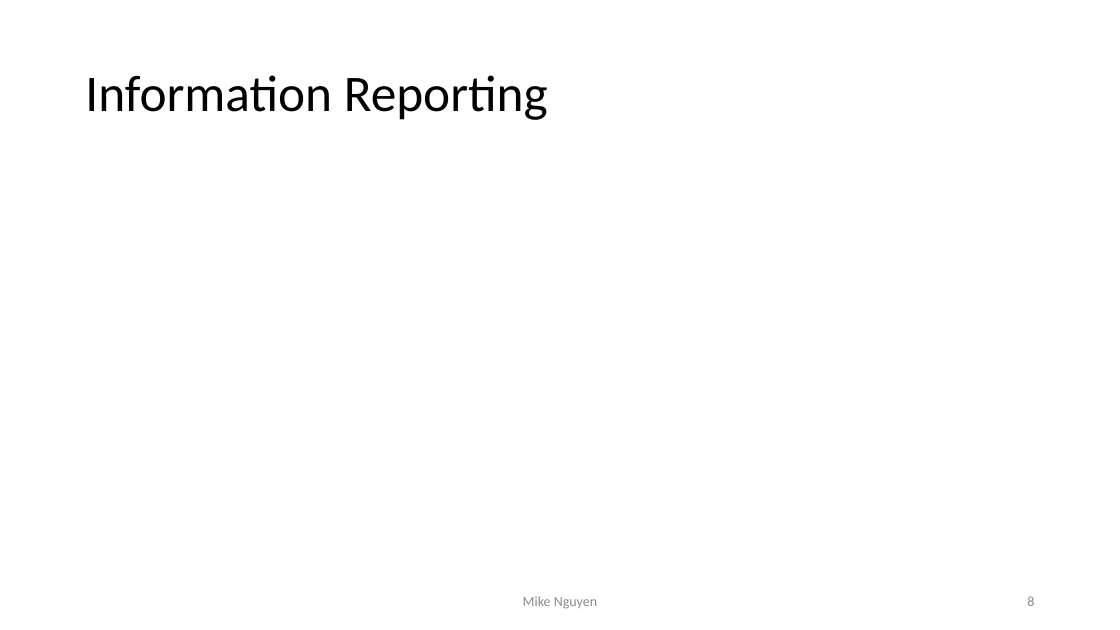
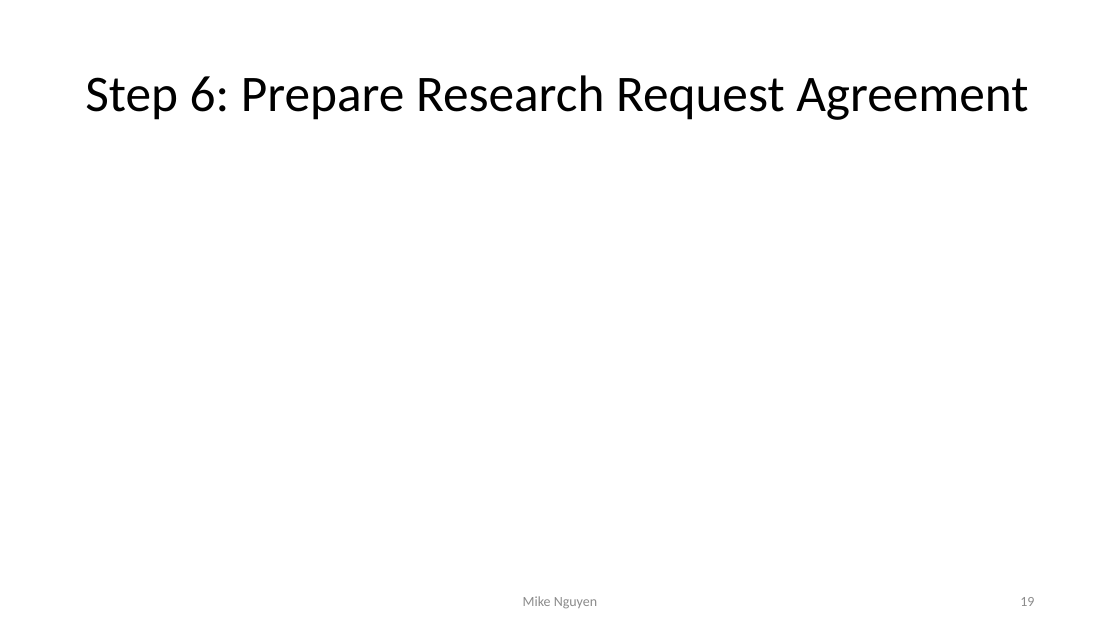
Before and after one commit to mikenguyen13/mar4050, a slide deck: slide 19 of lectures/2/Marketing Research Process.pptx (slide 8 before the commit). Drawn at 1120x630 pixels with LibreOffice and Linux fonts; fonts in the diff are those of the drawing. Boxes give left, top, right and bottom in pixels: in the first picture for what was removed or moved away, otherwise in the second. Text is boxed around its words. In the diff, an @@ line names an element or a change of style, - is before the commit and + after.

```diff
--- a/lectures/2/Marketing Research Process.pptx
+++ b/lectures/2/Marketing Research Process.pptx
@@ title at [85,75,1028,120]: text changed @@
-Information Reporting
+Step 6: Prepare Research Request Agreement
@@ page number at [1020,597,1034,606]: text changed @@
-8
+19
```
Also in this commit, not shown: 4 other slides changed, 14 slides added, 18 other files.
